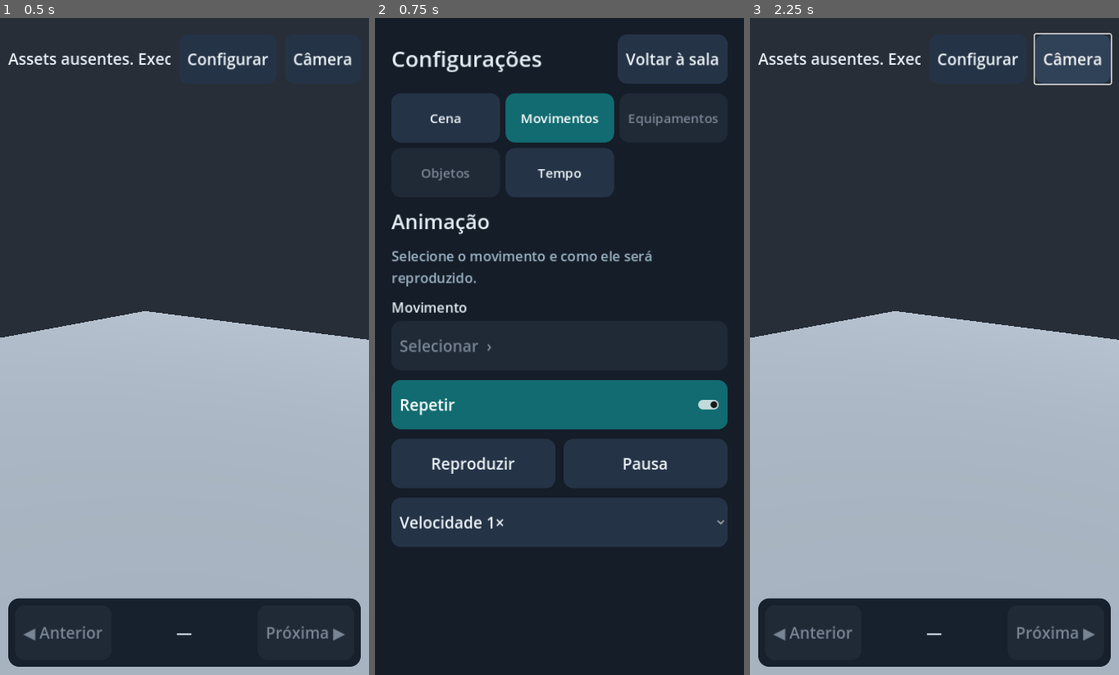
Above: before the commit, frames 1-3 (left to right).
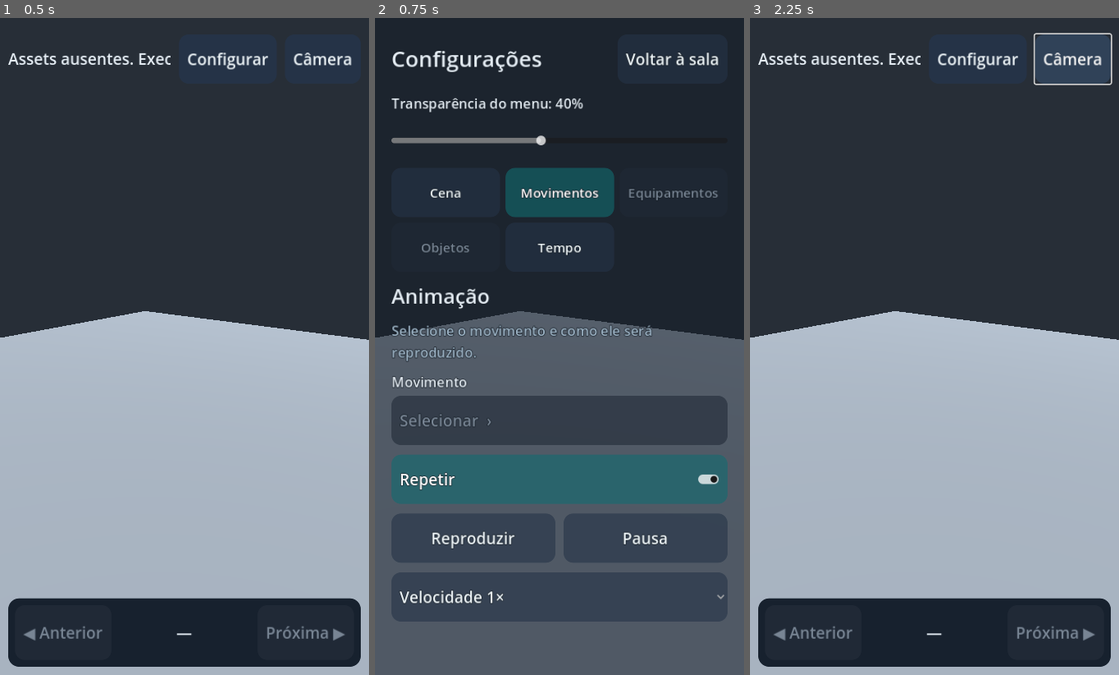
Above: after the commit, the same moments.

Repository: pabloerlis/MyGame
Game: Godot game, scene res://lab/lab_room.tscn
Two runs of this game, one before a commit and one after it. Both use one fixed random seed, a clock stepped at 60 frames per second and the inputs below.
Inputs:
- Up to frame 1 (0.5 s): no input
- Up to frame 2 (0.75 s): click "Configurar" at 0.5 s
- Up to frame 3 (2.25 s): click "Voltar à sala" at 1.25 s; click "Câmera" at 2 s

Frame 1 is identical in both runs. In frame 2, 58% of the frame differs, in the area x 0-100%, y 5-100%; in frame 3, nothing differs.

Commit message:
feat(lab): live object dimensions and adjustable translucent settings

Diff:
--- a/game/lab/lab_room.gd
+++ b/game/lab/lab_room.gd
@@ -94,6 +94,22 @@
 var choice_list: VBoxContainer
 var choice_picker: OptionButton
 var choice_count: Label
+var settings_open := false
+var menu_transparency := 40.0
+var transparency_slider: HSlider
+var transparency_label: Label
+var settings_theme: Theme
+var settings_preferences_path := "user://lab-interface-v1.cfg"
+var object_scales := {}
+var scale_controls := {}
+var context_record_index := -1
+var context_base_size := Vector3.ZERO
+var item_base_size := Vector3.ZERO
+var item_pivot: Node3D
+var equipped_scale_slider: HSlider
+var equipped_scale_label: Label
+const MIN_OBJECT_SCALE := 0.1
+const MAX_OBJECT_SCALE := 5.0
 
 func _ready() -> void:
 	var sun := DirectionalLight3D.new()
@@ -122,6 +138,7 @@
 	camera.current = true
 	_update_camera()
 	_create_ui()
+	_load_menu_preferences()
 	_load_grip_profiles()
 	var file := FileAccess.open("res://assets/runtime/catalog.json", FileAccess.READ)
 	if file == null:
@@ -230,6 +247,8 @@
 	catalog_panel = PanelContainer.new()
 	root.add_child(catalog_panel)
 	catalog_panel.set_anchors_and_offsets_preset(Control.PRESET_FULL_RECT)
+	settings_theme = _mobile_theme()
+	catalog_panel.theme = settings_theme
 	catalog_panel.add_theme_stylebox_override("panel", _flat(Color("#151d28"), 0, 24))
 	var layout := VBoxContainer.new()
 	layout.add_theme_constant_override("separation", 14)
@@ -245,6 +264,19 @@
 	settings_back.text = "Voltar à sala"
 	heading.add_child(settings_back)
 	settings_back.pressed.connect(_set_settings.bind(false))
+	transparency_label = Label.new()
+	transparency_label.text = "Transparência do menu: 40%"
+	transparency_label.add_theme_font_size_override("font_size", 20)
+	layout.add_child(transparency_label)
+	transparency_slider = HSlider.new()
+	transparency_slider.min_value = 0
+	transparency_slider.max_value = 90
+	transparency_slider.step = 5
+	transparency_slider.value = menu_transparency
+	transparency_slider.custom_minimum_size.y = 52
+	layout.add_child(transparency_slider)
+	transparency_slider.value_changed.connect(_set_menu_transparency)
+	transparency_slider.drag_ended.connect(func(_changed): _save_menu_preferences())
 	settings_tabs = GridContainer.new()
 	settings_tabs.columns = 3
 	settings_tabs.add_theme_constant_override("h_separation", 8)
@@ -292,6 +324,7 @@
 	item_picker = OptionButton.new()
 	item_picker.fit_to_longest_item = false
 	_long_picker(scene_controls, "Peça", item_picker)
+	_make_scale_controls(scene_controls, 0)
 	item_picker.item_selected.connect(_load_item)
 	scene_picker = OptionButton.new()
 	scene_picker.fit_to_longest_item = false
@@ -367,6 +400,21 @@
 	equip_label = Label.new()
 	equip_label.autowrap_mode = TextServer.AUTOWRAP_WORD_SMART
 	equipment_controls.add_child(equip_label)
+	equipped_scale_label = Label.new()
+	equipped_scale_label.text = "Tamanho do equipamento: 100%"
+	equipment_controls.add_child(equipped_scale_label)
+	equipped_scale_slider = HSlider.new()
+	equipped_scale_slider.min_value = MIN_OBJECT_SCALE * 100.0
+	equipped_scale_slider.max_value = MAX_OBJECT_SCALE * 100.0
+	equipped_scale_slider.step = 5.0
+	equipped_scale_slider.value = 100
+	equipped_scale_slider.custom_minimum_size.y = 60
+	equipment_controls.add_child(equipped_scale_slider)
+	equipped_scale_slider.value_changed.connect(_set_equipped_scale)
+	var equip_size_reset := Button.new()
+	equip_size_reset.text = "Restaurar tamanho do equipamento"
+	equipment_controls.add_child(equip_size_reset)
+	equip_size_reset.pressed.connect(_set_equipped_scale.bind(100.0))
 	_section_heading(context_controls, "Objetos de contexto", "Escolha e posicione o objeto junto ao personagem.")
 	context_picker = OptionButton.new()
 	context_picker.fit_to_longest_item = false
@@ -395,6 +443,7 @@
 	context_label = Label.new()
 	context_label.autowrap_mode = TextServer.AUTOWRAP_WORD_SMART
 	context_controls.add_child(context_label)
+	_make_scale_controls(context_controls, 1)
 	_section_heading(inspection_controls, "Tempo e contato", "Pause em um instante e confira a distância ao objeto.")
 	phase_label = Label.new()
 	phase_label.text = "Tempo da animação"
@@ -426,6 +475,7 @@
 	details.autowrap_mode = TextServer.AUTOWRAP_WORD_SMART
 	panel.add_child(details)
 	_create_choice_overlay(root)
+	_set_menu_transparency(menu_transparency)
 	_touch_sizes(root)
 	_select_settings_section(1)
 	_set_settings(false)
@@ -481,7 +531,9 @@
 	parent.add_child(hint)
 
 func _set_settings(open: bool) -> void:
+	settings_open = open
 	if not open:
+		_save_menu_preferences()
 		_close_choices()
 	touches.clear()
 	catalog_panel.visible = open
@@ -490,6 +542,9 @@
 	if open:
 		_refresh_sections()
 		_refresh_picker_labels()
+		_refresh_scale_controls(0)
+		_refresh_scale_controls(1)
+		_refresh_equipped_scale()
 
 func _select_settings_section(index: int) -> void:
 	if index < 0 or index >= sections.size():
@@ -512,6 +567,8 @@
 		(picker_buttons[scene_picker]["group"] as Control).visible = not item_mode
 	if picker_buttons.has(item_picker):
 		(picker_buttons[item_picker]["group"] as Control).visible = item_mode
+	if scale_controls.has(0):
+		(scale_controls[0]["group"] as Control).visible = item_mode
 
 func _long_picker(parent: VBoxContainer, title: String, picker: OptionButton) -> void:
 	var group := VBoxContainer.new()
@@ -543,6 +600,7 @@
 	choice_overlay = PanelContainer.new()
 	root.add_child(choice_overlay)
 	choice_overlay.set_anchors_and_offsets_preset(Control.PRESET_FULL_RECT)
+	choice_overlay.theme = settings_theme
 	choice_overlay.add_theme_stylebox_override("panel", _flat(Color("#151d28"), 0, 24))
 	var layout := VBoxContainer.new()
 	layout.add_theme_constant_override("separation", 14)
@@ -580,6 +638,7 @@
 	choice_picker = picker
 	choice_title.text = title
 	choice_search.text = ""
+	catalog_panel.hide()
 	choice_overlay.show()
 	_rebuild_choices("")
 
@@ -589,6 +648,7 @@
 	choice_search.release_focus()
 	choice_overlay.hide()
 	choice_picker = null
+	catalog_panel.visible = settings_open
 
 func _fold_text(value: String) -> String:
 	var text := value.to_lower().strip_edges()
@@ -629,6 +689,181 @@
 	picker.select(index)
 	picker.item_selected.emit(index)
 	_refresh_picker_labels()
+
+func _set_menu_transparency(value: float) -> void:
+	menu_transparency = clampf(value, 0.0, 90.0)
+	if is_instance_valid(transparency_slider):
+		transparency_slider.set_value_no_signal(menu_transparency)
+		transparency_label.text = "Transparência do menu: %d%%" % int(menu_transparency)
+	var opacity := 1.0 - menu_transparency / 100.0
+	for page in [catalog_panel, choice_overlay]:
+		if is_instance_valid(page):
+			var style := page.get_theme_stylebox("panel") as StyleBoxFlat
+			if style != null:
+				var color := style.bg_color
+				color.a = opacity
+				style.bg_color = color
+	# Fade only the backgrounds: text and hit areas remain fully opaque/active.
+	if settings_theme != null:
+		for type in ["Button", "OptionButton", "LineEdit"]:
+			for state in ["normal", "hover", "pressed", "disabled", "focus"]:
+				if not settings_theme.has_stylebox(state, type):
+					continue
+				var style := settings_theme.get_stylebox(state, type) as StyleBoxFlat
+				if style != null:
+					var color := style.bg_color
+					color.a = maxf(0.18, opacity)
+					style.bg_color = color
+		for type in ["Label", "Button", "OptionButton", "CheckButton", "LineEdit"]:
+			settings_theme.set_color("font_outline_color", type, Color("#101820"))
+			settings_theme.set_constant("outline_size", type, 3)
+
+func _load_menu_preferences() -> void:
+	var config := ConfigFile.new()
+	if config.load(settings_preferences_path) == OK:
+		var saved: Variant = config.get_value("interface", "transparency", 40.0)
+		if (saved is float or saved is int) and is_finite(float(saved)):
+			_set_menu_transparency(float(saved))
+
+func _save_menu_preferences() -> void:
+	var config := ConfigFile.new()
+	config.set_value("interface", "transparency", menu_transparency)
+	config.save(settings_preferences_path)
+
+func _make_scale_controls(parent: VBoxContainer, target: int) -> void:
+	var group := VBoxContainer.new()
+	parent.add_child(group)
+	_section_heading(group, "Tamanho do objeto", "100% corresponde ao tamanho original. Ajuste todos os eixos ou um eixo por vez.")
+	var axis := OptionButton.new()
+	for option in ["Uniforme (X, Y e Z)", "Largura (X)", "Altura (Y)", "Profundidade (Z)"]:
+		axis.add_item(option)
+	group.add_child(axis)
+	var slider := HSlider.new()
+	slider.min_value = MIN_OBJECT_SCALE * 100.0
+	slider.max_value = MAX_OBJECT_SCALE * 100.0
+	slider.step = 1.0
+	slider.value = 100.0
+	slider.custom_minimum_size.y = 60
+	group.add_child(slider)
+	var row := HBoxContainer.new()
+	group.add_child(row)
+	for direction in [-1, 1]:
+		var step := Button.new()
+		step.text = "− 5%" if direction == -1 else "+ 5%"
+		step.size_flags_horizontal = Control.SIZE_EXPAND_FILL
+		row.add_child(step)
+		step.pressed.connect(func(): slider.value += direction * 5.0)
+	var reset := Button.new()
+	reset.text = "Tamanho original"
+	group.add_child(reset)
+	var label := Label.new()
+	label.autowrap_mode = TextServer.AUTOWRAP_WORD_SMART
+	group.add_child(label)
+	scale_controls[target] = {"group": group, "axis": axis, "slider": slider, "label": label}
+	axis.item_selected.connect(func(_index): _refresh_scale_controls(target))
+	slider.value_changed.connect(_set_object_scale.bind(target))
+	reset.pressed.connect(_reset_object_scale.bind(target))
+	_refresh_scale_controls(target)
+
+func _scale_record_index(target: int) -> int:
+	if target == 0:
+		return item_index if is_instance_valid(item_node) else -1
+	return context_record_index if is_instance_valid(context_root) else -1
+
+func _object_scale(index: int) -> Vector3:
+	return object_scales.get(index, Vector3.ONE)
+
+func _set_object_scale(percent: float, target: int) -> void:
+	var index := _scale_record_index(target)
+	if index < 0:
+		return
+	var axis: OptionButton = scale_controls[target]["axis"]
+	var factor := clampf(percent / 100.0, MIN_OBJECT_SCALE, MAX_OBJECT_SCALE)
+	var factors := _object_scale(index)
+	if axis.selected == 0:
+		factors = Vector3.ONE * factor
+	else:
+		factors[axis.selected - 1] = factor
+	object_scales[index] = factors
+	_apply_object_scales(index)
+
+func _reset_object_scale(target: int) -> void:
+	var index := _scale_record_index(target)
+	if index >= 0:
+		object_scales.erase(index)
+		_apply_object_scales(index)
+
+func _apply_object_scales(index: int) -> void:
+	if context_record_index == index and is_instance_valid(context_root):
+		_apply_context_scale()
+	if item_index == index and is_instance_valid(item_node):
+		_apply_item_scale(false)
+	_refresh_scale_controls(0)
+	_refresh_scale_controls(1)
+
+func _refresh_scale_controls(target: int) -> void:
+	if not scale_controls.has(target):
+		return
+	var ui: Dictionary = scale_controls[target]
+	var index := _scale_record_index(target)
+	var slider: HSlider = ui["slider"]
+	var axis: OptionButton = ui["axis"]
+	var label: Label = ui["label"]
+	slider.editable = index >= 0
+	if index < 0:
+		label.text = "Selecione um objeto para ajustar."
+		return
+	var factors := _object_scale(index)
+	var component := maxi(0, axis.selected - 1)
+	slider.set_value_no_signal(factors[component] * 100.0)
+	var size := (item_base_size if target == 0 else context_base_size) * factors
+	label.text = "X %.0f%%  |  Y %.0f%%  |  Z %.0f%%\nL %.2f × A %.2f × P %.2f m" % [factors.x * 100.0, factors.y * 100.0, factors.z * 100.0, size.x, size.y, size.z]
+	if axis.selected == 0 and (not is_equal_approx(factors.x, factors.y) or not is_equal_approx(factors.x, factors.z)):
+		label.text += "\nEscalas diferentes; ajuste uniforme iguala os eixos."
+
+func _apply_context_scale() -> void:
+	if not is_instance_valid(context_root) or context_root.get_child_count() < 2:
+		return
+	var factors := _object_scale(context_record_index)
+	var pivot := context_root.get_child(0) as Node3D
+	var body := context_root.get_child(1) as StaticBody3D
+	pivot.scale = factors
+	var size := context_base_size * factors
+	body.position = Vector3(0.0, size.y * 0.5, 0.0)
+	var collision := body.get_child(0) as CollisionShape3D
+	var shape := collision.shape as BoxShape3D
+	shape.size = size.max(Vector3(0.01, 0.01, 0.01))
+	_update_context()
+
+func _apply_item_scale(reframe: bool) -> void:
+	if not is_instance_valid(item_pivot):
+		return
+	var factors := _object_scale(item_index)
+	item_pivot.scale = factors
+	var size := item_base_size * factors
+	item_focus = Vector3(0, 0.12 + size.y * 0.5, 0)
+	item_distance = clampf(size.length() * 2.0, 0.25, 12.0)
+	if item_mode:
+		focus = item_focus
+		if reframe:
+			distance = item_distance
+		_update_camera()
+
+func _set_equipped_scale(percent: float) -> void:
+	if not is_instance_valid(grip):
+		return
+	grip.scale = Vector3.ONE * clampf(percent / 100.0, MIN_OBJECT_SCALE, MAX_OBJECT_SCALE)
+	grip_profiles[active_profile] = grip.transform
+	_save_grip_profiles()
+	_update_grip_label()
+
+func _refresh_equipped_scale() -> void:
+	if not is_instance_valid(equipped_scale_slider):
+		return
+	equipped_scale_slider.editable = is_instance_valid(grip)
+	var percent := grip.scale.x * 100.0 if is_instance_valid(grip) else 100.0
+	equipped_scale_slider.set_value_no_signal(percent)
+	equipped_scale_label.text = "Tamanho do equipamento: %.0f%%" % percent
 
 func _load_scene(index: int) -> void:
 	_clear_all_equipment()
@@ -879,6 +1114,7 @@
 		_update_grip_label()
 
 func _update_grip_label() -> void:
+	_refresh_equipped_scale()
 	if is_instance_valid(grip):
 		equip_label.text = "%s | P %.2f %.2f %.2f m | R %.0f %.0f %.0f°" % [Labels.bone(str(attachment.bone_name), attachment.bone_idx), grip.position.x, grip.position.y, grip.position.z, grip.rotation_degrees.x, grip.rotation_degrees.y, grip.rotation_degrees.z] + profile_status
 
@@ -956,12 +1192,16 @@
 		remove_child(context_root)
 		context_root.queue_free()
 	context_root = null
+	context_record_index = -1
+	context_base_size = Vector3.ZERO
 	context_picker.select(index)
 	context_offset = Vector3.ZERO
 	context_label.text = "Sem objeto"
+	_refresh_scale_controls(1)
 	if index <= 0 or index > context_indices.size():
 		return
-	var record: Dictionary = items[context_indices[index - 1]]
+	var record_index: int = context_indices[index - 1]
+	var record: Dictionary = items[record_index]
 	var packed := load(str(record["path"])) as PackedScene
 	if packed == null:
 		context_label.text = "Falha ao carregar objeto"
@@ -971,7 +1211,9 @@
 		return
 	context_root = Node3D.new()
 	add_child(context_root)
-	context_root.add_child(model)
+	var pivot := Node3D.new()
+	context_root.add_child(pivot)
+	pivot.add_child(model)
 	var boxes: Array[AABB] = []
 	_collect_bounds(model, boxes)
 	if boxes.is_empty():
@@ -980,6 +1222,8 @@
 	for i in range(1, boxes.size()):
 		bounds = bounds.merge(boxes[i])
 	model.position += Vector3(-bounds.get_center().x, -bounds.position.y, -bounds.get_center().z)
+	context_record_index = record_index
+	context_base_size = bounds.size
 	var body := StaticBody3D.new()
 	context_root.add_child(body)
 	body.position = Vector3(0, bounds.size.y * 0.5, 0)
@@ -990,6 +1234,8 @@
 	body.add_child(collision)
 	context_root.visible = not item_mode
 	_reset_context()
+	_apply_context_scale()
+	_refresh_scale_controls(1)
 
 func _adjust_context(direction: int) -> void:
 	if not is_instance_valid(context_root):
@@ -1014,6 +1260,8 @@
 		remove_child(item_node)
 		item_node.queue_free()
 	item_node = null
+	item_pivot = null
+	item_base_size = Vector3.ZERO
 
 func _load_item(index: int) -> void:
 	if not item_mode or index < 0 or index >= items.size():
@@ -1028,8 +1276,11 @@
 		node.free()
 		return
 	_clear_item()
-	item_node = node as Node3D
+	item_node = Node3D.new()
 	add_child(item_node)
+	item_pivot = Node3D.new()
+	item_node.add_child(item_pivot)
+	item_pivot.add_child(node)
 	item_index = index
 	item_picker.select(index)
 	var boxes: Array[AABB] = []
@@ -1038,10 +1289,11 @@
 		var bounds: AABB = boxes[0]
 		for i in range(1, boxes.size()):
 			bounds = bounds.merge(boxes[i])
-		# Translate to a neutral inspection position, without rescaling the model.
-		item_node.position += Vector3(-bounds.get_center().x, 0.12 - bounds.position.y, -bounds.get_center().z)
-		item_focus = Vector3(0, 0.12 + bounds.size.y * 0.5, 0)
-		item_distance = clampf(bounds.size.length() * 2.0, 0.25, 12.0)
+		# Keep original mesh and floor anchor; scale the wrapper, not imported data.
+		(node as Node3D).position += Vector3(-bounds.get_center().x, -bounds.position.y, -bounds.get_center().z)
+		item_pivot.position = Vector3(0, 0.12, 0)
+		item_base_size = bounds.size
+		_apply_item_scale(true)
 	else:
 		item_focus = Vector3(0, 1, 0)
 		item_distance = 4.0
@@ -1049,6 +1301,7 @@
 	distance = item_distance
 	status.text = "%d peças" % items.size()
 	details.text = Labels.item(str(record["name"]), index) + " | " + Labels.pack(str(record["pack"])) + " | CC0"
+	_refresh_scale_controls(0)
 	_update_camera()
 	_update_transport()
 
@@ -1084,6 +1337,7 @@
 		diagnostics_elapsed = 0.0
 		if is_instance_valid(catalog_panel) and catalog_panel.visible:
 			_refresh_picker_labels()
+			_refresh_equipped_scale()
 		if is_instance_valid(inspection_controls) and inspection_controls.is_visible_in_tree():
 			_update_inspection()
 
@@ -1153,7 +1407,7 @@
 	camera.look_at(focus)
 
 func _unhandled_input(event: InputEvent) -> void:
-	if catalog_panel.visible:
+	if settings_open or choice_overlay.visible:
 		return
 	if event is InputEventScreenTouch:
 		if event.pressed:
--- a/game/project.godot
+++ b/game/project.godot
@@ -3,7 +3,7 @@
 
 [application]
 config/name="MyGame Lab"
-config/version="0.1.0-alpha.10"
+config/version="0.1.0-alpha.11"
 run/main_scene="res://lab/lab_room.tscn"
 config/icon="res://branding/erlis.png"
 boot_splash/show_image=true
--- a/game/tests/smoke.gd
+++ b/game/tests/smoke.gd
@@ -179,6 +179,11 @@
 			push_error("Dual equipment not retained on animation switch")
 			quit(1)
 			return
+		lab._set_equipped_scale(125.0)
+		if not lab.grip.scale.is_equal_approx(Vector3.ONE * 1.25):
+			push_error("Equipped object scale failed")
+			quit(1)
+			return
 		lab._reset_grip()
 		lab.equipment_picker.item_selected.emit(0)
 		if lab.attachment != null:
@@ -242,6 +247,40 @@
 		push_error("Replay after seek failed")
 		quit(1)
 		return
+	var base_size: Vector3 = lab.context_base_size
+	var ctx_ui: Dictionary = lab.scale_controls[1]
+	ctx_ui["axis"].select(0)
+	lab._set_object_scale(200.0, 1)
+	if not box.size.is_equal_approx((base_size * 2.0).max(Vector3(0.01, 0.01, 0.01))) or not lab.context_root.get_child(0).scale.is_equal_approx(Vector3.ONE * 2.0):
+		push_error("Context uniform scale did not update geometry and collider")
+		quit(1)
+		return
+	ctx_ui["axis"].select(2)
+	lab._set_object_scale(150.0, 1)
+	var factors := Vector3(2, 1.5, 2)
+	if not box.size.is_equal_approx((base_size * factors).max(Vector3(0.01, 0.01, 0.01))) or not is_equal_approx(body.position.y, base_size.y * 0.75):
+		push_error("Context independent height scaling failed")
+		quit(1)
+		return
+	var scaled_outside: Vector3 = col.to_global(Vector3(box.size.x * 0.5 + 0.1, 0, 0))
+	if not is_equal_approx(lab._context_gap(scaled_outside), 0.1):
+		push_error("Scaled contact distance invalid")
+		quit(1)
+		return
+	var same_item: int = lab.context_record_index
+	lab._set_mode(1)
+	lab._load_item(same_item)
+	if not lab.item_pivot.scale.is_equal_approx(factors):
+		push_error("Item size not shared with context")
+		quit(1)
+		return
+	lab._reset_object_scale(0)
+	if not lab.item_pivot.scale.is_equal_approx(Vector3.ONE) or not box.size.is_equal_approx(base_size.max(Vector3(0.01, 0.01, 0.01))):
+		push_error("Original scale reset failed")
+		quit(1)
+		return
+	lab._set_mode(0)
+	print("SCALE_OK: uniform, per-axis, collider, contact distance and reset.")
 	print("INSPECTION_OK: phase, pause, time step and signed box distance.")
 	lab.next_button.pressed.emit()
 	if lab.context_root != previous_context:
@@ -294,7 +333,24 @@
 		push_error("Untranslated names: " + str(pending_clips.keys()) + " / " + str(pending_bones.keys()))
 		quit(1)
 		return
+	lab.settings_preferences_path = "user://smoke-interface.cfg"
+	lab._set_menu_transparency(75.0)
+	lab._save_menu_preferences()
+	lab._set_menu_transparency(0.0)
+	lab._load_menu_preferences()
+	if not is_equal_approx(lab.menu_transparency, 75.0) or not is_equal_approx(lab.catalog_panel.get_theme_stylebox("panel").bg_color.a, 0.25):
+		push_error("Menu transparency or persistence failed")
+		quit(1)
+		return
+	if not is_equal_approx(lab.choice_overlay.get_theme_stylebox("panel").bg_color.a, 0.25):
+		push_error("Picker transparency failed")
+		quit(1)
+		return
 	lab._set_settings(true)
+	if not lab.player.is_playing():
+		push_error("Settings stopped live simulation")
+		quit(1)
+		return
 	lab._select_settings_section(1)
 	await process_frame
 	if not lab.catalog_panel.visible or lab.previous_button.is_visible_in_tree() or not lab.animation_controls.is_visible_in_tree():
@@ -333,6 +389,8 @@
 		push_error("Return to room failed")
 		quit(1)
 		return
+	DirAccess.remove_absolute(lab.settings_preferences_path)
+	print("TRANSPARENCY_OK: background alpha, disk round-trip and live playback.")
 	print("UI_OK: separate settings, section navigation, searchable touch rows, selection and return.")
 	print("LOCALIZATION_COMPLETE: all imported clips, bones and items.")
 	print("ITEMS_OK: ", lab.items.size(), " models; mode switch, navigation and actor restoration.")
Not shown, changed: game/export_presets.cfg
Not shown, changed: docs/04-laboratorio.md
Not shown, changed: docs/06-experimental.md
